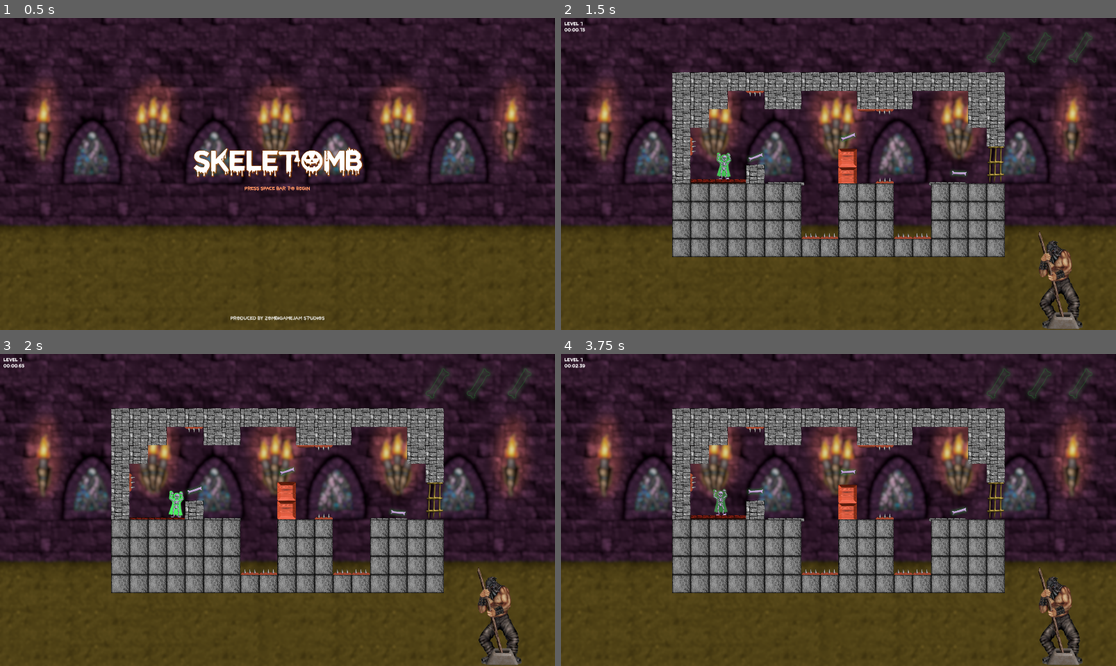
Above: before the commit, frames 1-4 (two rows, left to right).
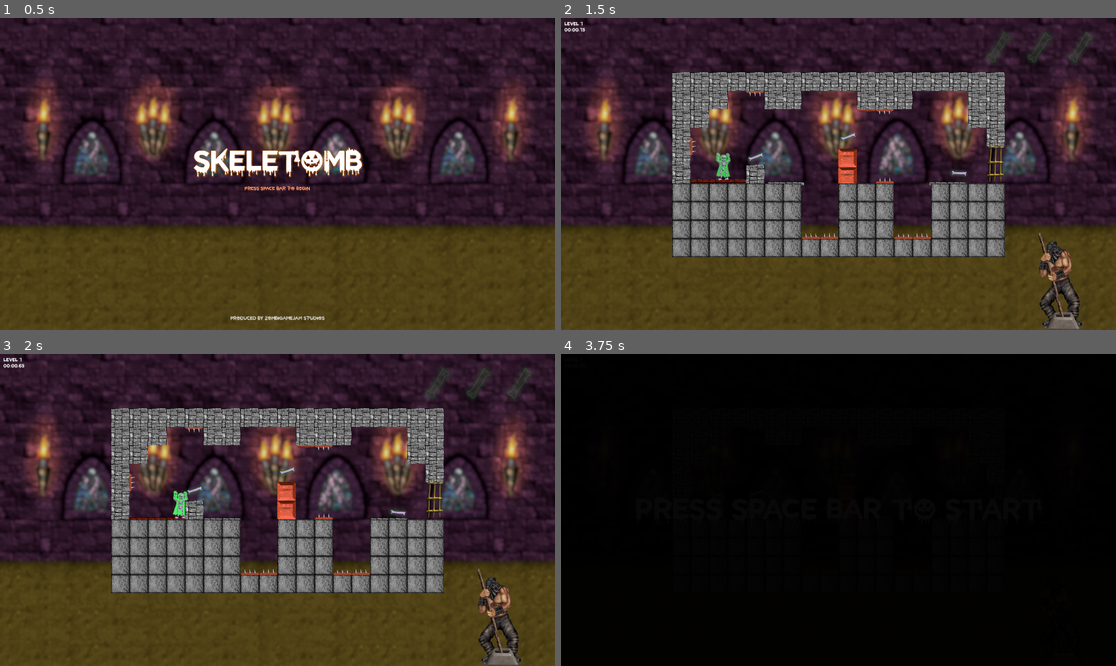
Above: after the commit, the same moments.

Repository: Drew-Wagner/Spectros
Game: Godot game, scene res://scenes/main_menu.tscn
Same seed, same stepped clock (60 frames per second), same inputs: the game is played once before the commit and once after it. Sound files missing from this copy of the repository are replaced by a short silence.
Inputs:
- Up to frame 1 (0.5 s): no input
- Up to frame 2 (1.5 s): click "PRESS SPACE BAR TO BEGIN" at 0.5 s; tap Space (toggle) at 1.25, 1.35 s
- Up to frame 3 (2 s): no input
- Up to frame 4 (3.75 s): tap Space (toggle) at 2.1, 2.85, 3.6 s

Frame 1 is identical in both runs. In frame 2, 0.1% of the frame differs, in the area x 27-31%, y 43-53%; in frame 3, 0.2%; in frame 4, 97%, in the area x 0-100%, y 0-100%.

Commit message:
Bat enemy + moveandreflect script improvements

Diff:
--- /dev/null
+++ b/scenes/enemies/enemy_bat.tscn
@@ -0,0 +1,30 @@
+[gd_scene load_steps=5 format=3 uid="uid://xynpr4h0gdnx"]
+
+[ext_resource type="Script" path="res://scenes/enemies/moving_enemy.gd" id="1_tprjj"]
+[ext_resource type="Texture2D" uid="uid://cdepx4hsyo5kh" path="res://materials/BAT.png" id="2_ak3bj"]
+
+[sub_resource type="RectangleShape2D" id="RectangleShape2D_m41kq"]
+size = Vector2(20, 56)
+
+[sub_resource type="CapsuleShape2D" id="CapsuleShape2D_yaoic"]
+radius = 21.0
+height = 61.0
+
+[node name="EnemyBat" type="CharacterBody2D"]
+script = ExtResource("1_tprjj")
+
+[node name="Sprite2D" type="Sprite2D" parent="."]
+scale = Vector2(0.120603, 0.120603)
+texture = ExtResource("2_ak3bj")
+
+[node name="CollisionShape2D" type="CollisionShape2D" parent="."]
+position = Vector2(0, 12)
+shape = SubResource("RectangleShape2D_m41kq")
+
+[node name="Area2D" type="Area2D" parent="."]
+
+[node name="CollisionShape2D" type="CollisionShape2D" parent="Area2D"]
+position = Vector2(0, 8)
+shape = SubResource("CapsuleShape2D_yaoic")
+
+[connection signal="body_entered" from="Area2D" to="." method="_on_area_2d_body_entered"]
--- /dev/null
+++ b/scenes/enemies/moving_enemy.gd
@@ -0,0 +1,11 @@
+extends MoveAndReflect
+class_name MovingEnemy
+
+
+func kill():
+	self.queue_free()
+
+
+func _on_area_2d_body_entered(body):
+	if body.has_method("kill") and body.is_in_group("player"):
+		body.kill()
--- a/scenes/levels/Level1.tscn
+++ b/scenes/levels/Level1.tscn
@@ -115,6 +115,8 @@
 [node name="Bone3" parent="Bones" instance=ExtResource("3_pkat1")]
 position = Vector2(-288, -64)
 
+[node name="Ennemies" type="Node" parent="."]
+
 [node name="SpawnPoint" type="Marker2D" parent="."]
 unique_name_in_owner = true
 position = Vector2(-544, 0)
--- a/scenes/levels/template.tscn
+++ b/scenes/levels/template.tscn
@@ -1,7 +1,8 @@
-[gd_scene load_steps=6 format=3 uid="uid://baqpc0dwmi5lf"]
+[gd_scene load_steps=7 format=3 uid="uid://baqpc0dwmi5lf"]
 
 [ext_resource type="Script" path="res://scripts/base_level.gd" id="1_ng8v4"]
 [ext_resource type="TileSet" uid="uid://8jd3eqwvtp76" path="res://tilesets/tileset.tres" id="1_u4pm0"]
+[ext_resource type="PackedScene" uid="uid://xynpr4h0gdnx" path="res://scenes/enemies/enemy_bat.tscn" id="4_448jm"]
 [ext_resource type="PackedScene" uid="uid://hnygefrtotfx" path="res://scenes/elements/bone.tscn" id="4_l4dle"]
 
 [sub_resource type="RectangleShape2D" id="RectangleShape2D_emyvp"]
@@ -51,5 +52,8 @@
 shape = SubResource("RectangleShape2D_h148x")
 debug_color = Color(0.717647, 0.254902, 1, 0.419608)
 
+[node name="EnemyBat" parent="." instance=ExtResource("4_448jm")]
+position = Vector2(144, -104)
+
 [connection signal="body_exited" from="LevelArea" to="." method="_on_level_area_body_exited"]
 [connection signal="body_entered" from="FinishArea" to="." method="_on_finish_area_body_entered"]
--- a/scenes/main_character.tscn
+++ b/scenes/main_character.tscn
@@ -3,6 +3,57 @@
 [ext_resource type="Script" path="res://scripts/main_character.gd" id="1_e7r1n"]
 [ext_resource type="Texture2D" uid="uid://8nx1r3rgvjti" path="res://materials/ghost_glow.png" id="2_up3m7"]
 [ext_resource type="Texture2D" uid="uid://bnyja14di3s4j" path="res://materials/skeleton.png" id="3_uknsf"]
+
+[sub_resource type="Animation" id="Animation_52adl"]
+length = 0.001
+tracks/0/type = "value"
+tracks/0/imported = false
+tracks/0/enabled = true
+tracks/0/path = NodePath("Sprite2D2:modulate")
+tracks/0/interp = 1
+tracks/0/loop_wrap = true
+tracks/0/keys = {
+"times": PackedFloat32Array(0),
+"transitions": PackedFloat32Array(1),
+"update": 0,
+"values": [Color(1, 1, 1, 1)]
+}
+tracks/1/type = "value"
+tracks/1/imported = false
+tracks/1/enabled = true
+tracks/1/path = NodePath("Sprite2D2:scale")
+tracks/1/interp = 1
+tracks/1/loop_wrap = true
+tracks/1/keys = {
+"times": PackedFloat32Array(0),
+"transitions": PackedFloat32Array(1),
+"update": 0,
+"values": [Vector2(0.75, 0.75)]
+}
+tracks/2/type = "value"
+tracks/2/imported = false
+tracks/2/enabled = true
+tracks/2/path = NodePath("Sprite2D2:rotation")
+tracks/2/interp = 1
+tracks/2/loop_wrap = true
+tracks/2/keys = {
+"times": PackedFloat32Array(0),
+"transitions": PackedFloat32Array(1),
+"update": 0,
+"values": [-0.0523599]
+}
+tracks/3/type = "value"
+tracks/3/imported = false
+tracks/3/enabled = true
+tracks/3/path = NodePath("Sprite2D:rotation")
+tracks/3/interp = 1
+tracks/3/loop_wrap = true
+tracks/3/keys = {
+"times": PackedFloat32Array(0),
+"transitions": PackedFloat32Array(1),
+"update": 0,
+"values": [-0.0523599]
+}
 
 [sub_resource type="Animation" id="Animation_kb3wt"]
 resource_name = "skeleton"
@@ -11,7 +62,7 @@
 tracks/0/type = "value"
 tracks/0/imported = false
 tracks/0/enabled = true
-tracks/0/path = NodePath("Ghost:modulate")
+tracks/0/path = NodePath("Sprite2D2:modulate")
 tracks/0/interp = 1
 tracks/0/loop_wrap = true
 tracks/0/keys = {
@@ -23,7 +74,7 @@
 tracks/1/type = "value"
 tracks/1/imported = false
 tracks/1/enabled = true
-tracks/1/path = NodePath("Ghost:scale")
+tracks/1/path = NodePath("Sprite2D2:scale")
 tracks/1/interp = 1
 tracks/1/loop_wrap = true
 tracks/1/keys = {
@@ -35,7 +86,7 @@
 tracks/2/type = "value"
 tracks/2/imported = false
 tracks/2/enabled = true
-tracks/2/path = NodePath("Ghost:rotation")
+tracks/2/path = NodePath("Sprite2D2:rotation")
 tracks/2/interp = 1
 tracks/2/loop_wrap = true
 tracks/2/keys = {
@@ -47,7 +98,7 @@
 tracks/3/type = "value"
 tracks/3/imported = false
 tracks/3/enabled = true
-tracks/3/path = NodePath("Skeleton:rotation")
+tracks/3/path = NodePath("Sprite2D:rotation")
 tracks/3/interp = 1
 tracks/3/loop_wrap = true
 tracks/3/keys = {
@@ -57,68 +108,16 @@
 "values": [-0.0523599, 0.0523599, -0.0523599]
 }
 
-[sub_resource type="Animation" id="Animation_52adl"]
-length = 0.001
-tracks/0/type = "value"
-tracks/0/imported = false
-tracks/0/enabled = true
-tracks/0/path = NodePath("Ghost:modulate")
-tracks/0/interp = 1
-tracks/0/loop_wrap = true
-tracks/0/keys = {
-"times": PackedFloat32Array(0),
-"transitions": PackedFloat32Array(1),
-"update": 0,
-"values": [Color(1, 1, 1, 1)]
-}
-tracks/1/type = "value"
-tracks/1/imported = false
-tracks/1/enabled = true
-tracks/1/path = NodePath("Ghost:scale")
-tracks/1/interp = 1
-tracks/1/loop_wrap = true
-tracks/1/keys = {
-"times": PackedFloat32Array(0),
-"transitions": PackedFloat32Array(1),
-"update": 0,
-"values": [Vector2(0.75, 0.75)]
-}
-tracks/2/type = "value"
-tracks/2/imported = false
-tracks/2/enabled = true
-tracks/2/path = NodePath("Ghost:rotation")
-tracks/2/interp = 1
-tracks/2/loop_wrap = true
-tracks/2/keys = {
-"times": PackedFloat32Array(0),
-"transitions": PackedFloat32Array(1),
-"update": 0,
-"values": [-0.0523599]
-}
-tracks/3/type = "value"
-tracks/3/imported = false
-tracks/3/enabled = true
-tracks/3/path = NodePath("Skeleton:rotation")
-tracks/3/interp = 1
-tracks/3/loop_wrap = true
-tracks/3/keys = {
-"times": PackedFloat32Array(0),
-"transitions": PackedFloat32Array(1),
-"update": 0,
-"values": [-0.0523599]
-}
-
 [sub_resource type="AnimationLibrary" id="AnimationLibrary_e6oqd"]
 _data = {
 "RESET": SubResource("Animation_52adl"),
 "skeleton": SubResource("Animation_kb3wt")
 }
 
-[sub_resource type="CapsuleShape2D" id="CapsuleShape2D_aib7p"]
-radius = 22.0
-height = 96.87
+[sub_resource type="RectangleShape2D" id="RectangleShape2D_6lsiv"]
+size = Vector2(32, 88)
 
-[node name="MainCharacter" type="CharacterBody2D"]
+[node name="MainCharacter" type="CharacterBody2D" groups=["player"]]
 script = ExtResource("1_e7r1n")
 moveSpeed = 128.0
 
@@ -128,20 +127,22 @@
 "": SubResource("AnimationLibrary_e6oqd")
 }
 
-[node name="Ghost" type="Sprite2D" parent="."]
+[node name="Sprite2D" type="Sprite2D" parent="."]
+z_index = 1
+position = Vector2(-2.38419e-07, -48)
+rotation = -0.0523599
+scale = Vector2(0.75, 0.75)
+texture = ExtResource("3_uknsf")
+offset = Vector2(0.582909, 0.04953)
+
+[node name="Sprite2D2" type="Sprite2D" parent="."]
+z_index = -1
 position = Vector2(1, -61)
 rotation = -0.0523599
 scale = Vector2(0.75, 0.75)
 texture = ExtResource("2_up3m7")
 offset = Vector2(0, 10)
 
-[node name="Skeleton" type="Sprite2D" parent="."]
-position = Vector2(0, -48)
-rotation = -0.0523599
-scale = Vector2(0.75, 0.75)
-texture = ExtResource("3_uknsf")
-offset = Vector2(0.582909, 0.04953)
-
 [node name="Collider" type="CollisionShape2D" parent="."]
-position = Vector2(0, -48)
-shape = SubResource("CapsuleShape2D_aib7p")
+position = Vector2(0, -44)
+shape = SubResource("RectangleShape2D_6lsiv")
--- a/scripts/main_character.gd
+++ b/scripts/main_character.gd
@@ -1,5 +1,5 @@
+extends MoveAndReflect
 class_name MainCharacter
-extends "res://scripts/move_and_reflect.gd"
 
 signal killed()
 
--- a/scripts/move_and_reflect.gd
+++ b/scripts/move_and_reflect.gd
@@ -1,5 +1,6 @@
 @tool # allows the "isLookingRight" code to run in the editor
 extends CharacterBody2D
+class_name MoveAndReflect
 
 @onready var sprite2D: Sprite2D = $Sprite2D
 
@@ -29,7 +30,11 @@
 		isLookingRight = !isLookingRight
 
 	var direction = 1 if isLookingRight else -1
-	velocity.x = direction * moveSpeed
+
+	if is_on_floor():
+		velocity.x = direction * moveSpeed
+	else:
+		velocity.x = lerpf(velocity.x, 0, delta)
 
 	move_and_slide()
 
Binary file added: materials/BAT.png
Not shown, added: materials/BAT.png.import
Not shown: 1 places in scenes/game.tscn that only renumber resources
